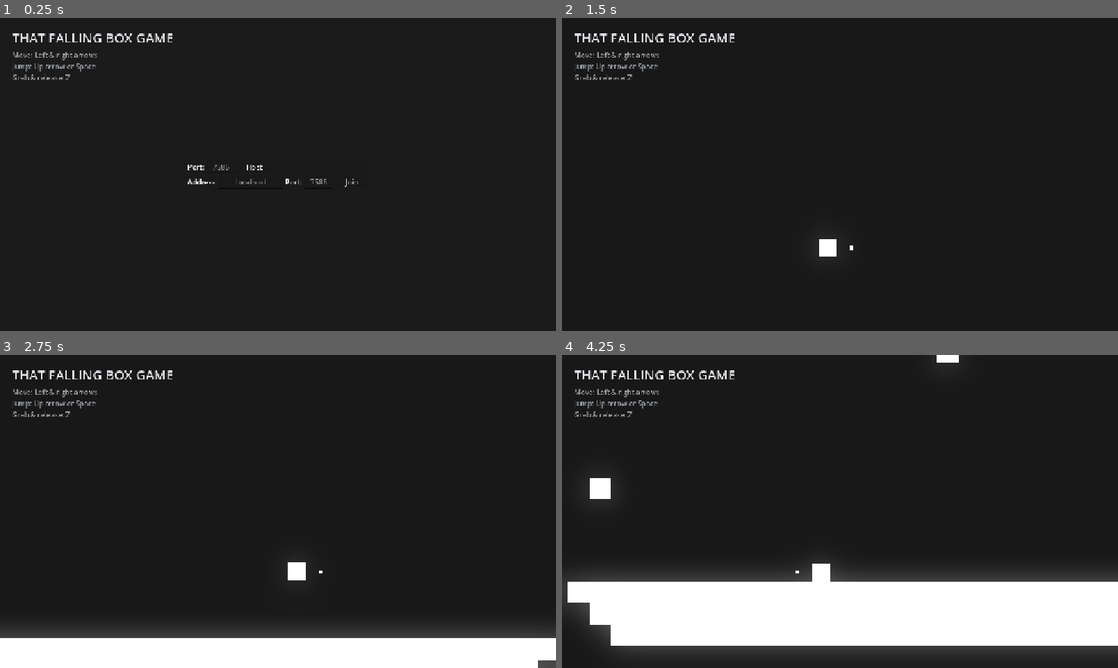
Above: before the commit, frames 1-4 (two rows, left to right).
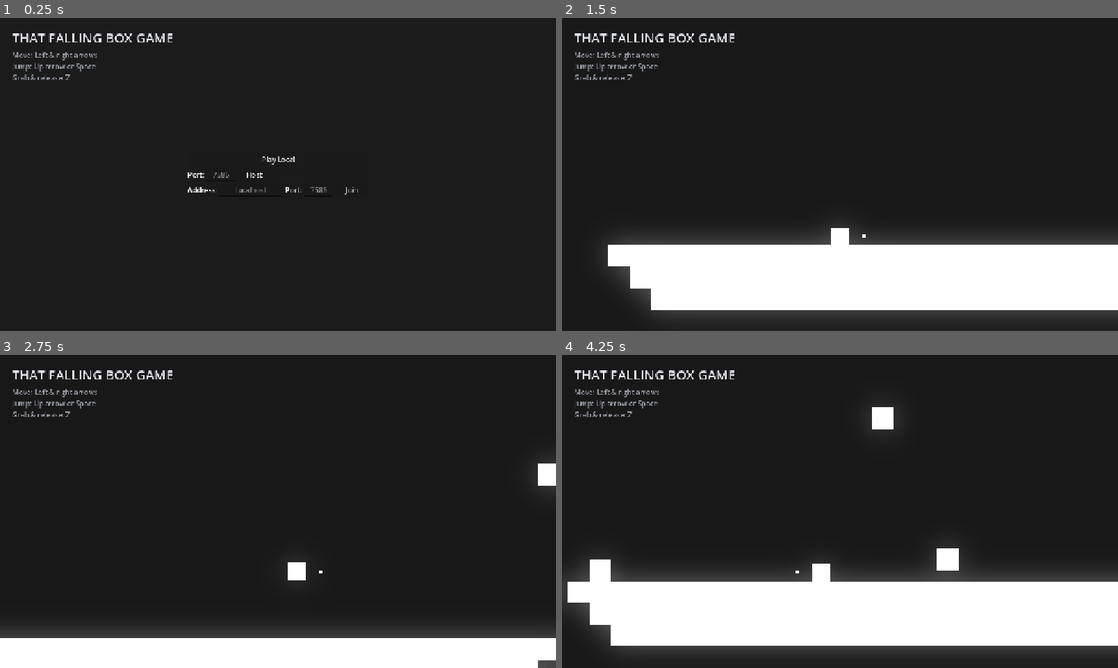
Above: after the commit, the same moments.

Repository: itsMapleLeaf/falling-box
Game: Godot game, scene res://src/main.tscn
The game is run twice, just before and just after one commit, with the same random seed, the same clock (stepped at 60 frames per second) and the same inputs.
Inputs (mouse positions are in pixels of both pictures, inside the frame that each line leads up to):
- Up to frame 1 (0.25 s): no input
- Up to frame 2 (1.5 s): click (840, 158) at 0.5 s, where only the run after the commit has a clickable "Play Local"; click (817, 168) at 1.25 s, where only the run before the commit has a clickable "Host"
- Up to frame 3 (2.75 s): tap Enter at 2 s; move the mouse to (250, 574) at 2.02 s; hold Right (move_right) from 2.03 s (still down); tap I at 2.1 s; click (250, 574) at 2.17 s; tap Z (jump) at 2.27 s
- Up to frame 4 (4.25 s): release Right (move_right) at 2.75 s; drag from (1006, 558) to (812, 574) at 2.77 s; move the mouse to (673, 464) at 3.52 s; hold Left (move_left) from 3.53 s (still down); tap Alt at 3.6 s

The runs differ from the first frame. In frame 1, 0.5% of the frame differs, in the area x 33-65%, y 44-57%; in frame 2, 22%, in the area x 8-100%, y 67-96%; in frame 3, 0.2%; in frame 4, 1.2%.

Commit message:
add local play button

Diff:
--- a/src/multiplayer_menu.gd
+++ b/src/main_menu.gd
@@ -16,3 +16,8 @@
 	var game: Game = load("uid://behcxl4o21rrt").instantiate()
 	_change_screen(game)
 	game.join_server("localhost", 7586)
+
+
+func _on_play_local_button_pressed() -> void:
+	var game: Game = load("uid://behcxl4o21rrt").instantiate()
+	_change_screen(game)
--- /dev/null
+++ b/src/main_menu.tscn
@@ -0,0 +1,98 @@
+[gd_scene format=3 uid="uid://i4jvedvwx3en"]
+
+[ext_resource type="Script" uid="uid://ca6yskxhiq10y" path="res://src/main_menu.gd" id="1_guuao"]
+
+[node name="MainMenu" type="Node" unique_id=614113868]
+script = ExtResource("1_guuao")
+
+[node name="CanvasLayer" type="CanvasLayer" parent="." unique_id=1936546221]
+
+[node name="CenterContainer" type="CenterContainer" parent="CanvasLayer" unique_id=453373943]
+anchors_preset = 8
+anchor_left = 0.5
+anchor_top = 0.5
+anchor_right = 0.5
+anchor_bottom = 0.5
+offset_left = -208.5
+offset_top = -33.0
+offset_right = 208.5
+offset_bottom = 33.0
+grow_horizontal = 2
+grow_vertical = 2
+size_flags_horizontal = 4
+size_flags_vertical = 4
+
+[node name="VBoxContainer" type="VBoxContainer" parent="CanvasLayer/CenterContainer" unique_id=1019030194]
+layout_mode = 2
+
+[node name="PlayLocalButton" type="Button" parent="CanvasLayer/CenterContainer/VBoxContainer" unique_id=682522014]
+unique_name_in_owner = true
+layout_mode = 2
+text = "Play Local
+"
+
+[node name="PanelContainer" type="PanelContainer" parent="CanvasLayer/CenterContainer/VBoxContainer" unique_id=542809474]
+layout_mode = 2
+
+[node name="MarginContainer" type="MarginContainer" parent="CanvasLayer/CenterContainer/VBoxContainer/PanelContainer" unique_id=166040890]
+layout_mode = 2
+
+[node name="HBoxContainer" type="HBoxContainer" parent="CanvasLayer/CenterContainer/VBoxContainer/PanelContainer/MarginContainer" unique_id=526382677]
+layout_mode = 2
+
+[node name="PortLabel" type="Label" parent="CanvasLayer/CenterContainer/VBoxContainer/PanelContainer/MarginContainer/HBoxContainer" unique_id=678650742]
+layout_mode = 2
+text = "Port:"
+
+[node name="HostPortInput" type="LineEdit" parent="CanvasLayer/CenterContainer/VBoxContainer/PanelContainer/MarginContainer/HBoxContainer" unique_id=108424896]
+unique_name_in_owner = true
+layout_mode = 2
+placeholder_text = "7586"
+alignment = 1
+
+[node name="HostButton" type="Button" parent="CanvasLayer/CenterContainer/VBoxContainer/PanelContainer/MarginContainer/HBoxContainer" unique_id=513216254]
+unique_name_in_owner = true
+custom_minimum_size = Vector2(77, 0)
+layout_mode = 2
+size_flags_vertical = 8
+text = "Host"
+
+[node name="PanelContainer2" type="PanelContainer" parent="CanvasLayer/CenterContainer/VBoxContainer" unique_id=1365149113]
+layout_mode = 2
+
+[node name="MarginContainer" type="MarginContainer" parent="CanvasLayer/CenterContainer/VBoxContainer/PanelContainer2" unique_id=204221656]
+layout_mode = 2
+
+[node name="HBoxContainer2" type="HBoxContainer" parent="CanvasLayer/CenterContainer/VBoxContainer/PanelContainer2/MarginContainer" unique_id=96977713]
+layout_mode = 2
+
+[node name="Address" type="Label" parent="CanvasLayer/CenterContainer/VBoxContainer/PanelContainer2/MarginContainer/HBoxContainer2" unique_id=685042562]
+layout_mode = 2
+text = "Address:"
+
+[node name="JoinAddressInput" type="LineEdit" parent="CanvasLayer/CenterContainer/VBoxContainer/PanelContainer2/MarginContainer/HBoxContainer2" unique_id=767196220]
+unique_name_in_owner = true
+custom_minimum_size = Vector2(150, 0)
+layout_mode = 2
+placeholder_text = "localhost"
+alignment = 1
+
+[node name="Port" type="Label" parent="CanvasLayer/CenterContainer/VBoxContainer/PanelContainer2/MarginContainer/HBoxContainer2" unique_id=1584953006]
+layout_mode = 2
+text = "Port:"
+
+[node name="JoinPortInput2" type="LineEdit" parent="CanvasLayer/CenterContainer/VBoxContainer/PanelContainer2/MarginContainer/HBoxContainer2" unique_id=1303037237]
+unique_name_in_owner = true
+layout_mode = 2
+placeholder_text = "7586"
+alignment = 1
+
+[node name="JoinButton" type="Button" parent="CanvasLayer/CenterContainer/VBoxContainer/PanelContainer2/MarginContainer/HBoxContainer2" unique_id=2020605958]
+unique_name_in_owner = true
+custom_minimum_size = Vector2(77, 0)
+layout_mode = 2
+text = "Join"
+
+[connection signal="pressed" from="CanvasLayer/CenterContainer/VBoxContainer/PlayLocalButton" to="." method="_on_play_local_button_pressed"]
+[connection signal="pressed" from="CanvasLayer/CenterContainer/VBoxContainer/PanelContainer/MarginContainer/HBoxContainer/HostButton" to="." method="_on_host_button_pressed"]
+[connection signal="pressed" from="CanvasLayer/CenterContainer/VBoxContainer/PanelContainer2/MarginContainer/HBoxContainer2/JoinButton" to="." method="_on_join_button_pressed"]
--- a/src/multiplayer_menu.tscn
+++ /dev/null
@@ -1,91 +0,0 @@
-[gd_scene format=3 uid="uid://i4jvedvwx3en"]
-
-[ext_resource type="Script" uid="uid://ca6yskxhiq10y" path="res://src/multiplayer_menu.gd" id="1_xpjbv"]
-
-[node name="MultiplayerMenu" type="Node" unique_id=614113868]
-script = ExtResource("1_xpjbv")
-
-[node name="CanvasLayer" type="CanvasLayer" parent="." unique_id=1936546221]
-
-[node name="NetworkMenu" type="CenterContainer" parent="CanvasLayer" unique_id=453373943]
-anchors_preset = 8
-anchor_left = 0.5
-anchor_top = 0.5
-anchor_right = 0.5
-anchor_bottom = 0.5
-offset_left = -208.5
-offset_top = -33.0
-offset_right = 208.5
-offset_bottom = 33.0
-grow_horizontal = 2
-grow_vertical = 2
-size_flags_horizontal = 4
-size_flags_vertical = 4
-
-[node name="VBoxContainer" type="VBoxContainer" parent="CanvasLayer/NetworkMenu" unique_id=1019030194]
-layout_mode = 2
-
-[node name="PanelContainer" type="PanelContainer" parent="CanvasLayer/NetworkMenu/VBoxContainer" unique_id=542809474]
-layout_mode = 2
-
-[node name="MarginContainer" type="MarginContainer" parent="CanvasLayer/NetworkMenu/VBoxContainer/PanelContainer" unique_id=166040890]
-layout_mode = 2
-
-[node name="HBoxContainer" type="HBoxContainer" parent="CanvasLayer/NetworkMenu/VBoxContainer/PanelContainer/MarginContainer" unique_id=526382677]
-layout_mode = 2
-
-[node name="PortLabel" type="Label" parent="CanvasLayer/NetworkMenu/VBoxContainer/PanelContainer/MarginContainer/HBoxContainer" unique_id=678650742]
-layout_mode = 2
-text = "Port:"
-
-[node name="HostPortInput" type="LineEdit" parent="CanvasLayer/NetworkMenu/VBoxContainer/PanelContainer/MarginContainer/HBoxContainer" unique_id=108424896]
-unique_name_in_owner = true
-layout_mode = 2
-placeholder_text = "7586"
-alignment = 1
-
-[node name="HostButton" type="Button" parent="CanvasLayer/NetworkMenu/VBoxContainer/PanelContainer/MarginContainer/HBoxContainer" unique_id=513216254]
-unique_name_in_owner = true
-custom_minimum_size = Vector2(77, 0)
-layout_mode = 2
-size_flags_vertical = 8
-text = "Host"
-
-[node name="PanelContainer2" type="PanelContainer" parent="CanvasLayer/NetworkMenu/VBoxContainer" unique_id=1365149113]
-layout_mode = 2
-
-[node name="MarginContainer" type="MarginContainer" parent="CanvasLayer/NetworkMenu/VBoxContainer/PanelContainer2" unique_id=204221656]
-layout_mode = 2
-
-[node name="HBoxContainer2" type="HBoxContainer" parent="CanvasLayer/NetworkMenu/VBoxContainer/PanelContainer2/MarginContainer" unique_id=96977713]
-layout_mode = 2
-
-[node name="Address" type="Label" parent="CanvasLayer/NetworkMenu/VBoxContainer/PanelContainer2/MarginContainer/HBoxContainer2" unique_id=685042562]
-layout_mode = 2
-text = "Address:"
-
-[node name="JoinAddressInput" type="LineEdit" parent="CanvasLayer/NetworkMenu/VBoxContainer/PanelContainer2/MarginContainer/HBoxContainer2" unique_id=767196220]
-unique_name_in_owner = true
-custom_minimum_size = Vector2(150, 0)
-layout_mode = 2
-placeholder_text = "localhost"
-alignment = 1
-
-[node name="Port" type="Label" parent="CanvasLayer/NetworkMenu/VBoxContainer/PanelContainer2/MarginContainer/HBoxContainer2" unique_id=1584953006]
-layout_mode = 2
-text = "Port:"
-
-[node name="JoinPortInput2" type="LineEdit" parent="CanvasLayer/NetworkMenu/VBoxContainer/PanelContainer2/MarginContainer/HBoxContainer2" unique_id=1303037237]
-unique_name_in_owner = true
-layout_mode = 2
-placeholder_text = "7586"
-alignment = 1
-
-[node name="JoinButton" type="Button" parent="CanvasLayer/NetworkMenu/VBoxContainer/PanelContainer2/MarginContainer/HBoxContainer2" unique_id=2020605958]
-unique_name_in_owner = true
-custom_minimum_size = Vector2(77, 0)
-layout_mode = 2
-text = "Join"
-
-[connection signal="pressed" from="CanvasLayer/NetworkMenu/VBoxContainer/PanelContainer/MarginContainer/HBoxContainer/HostButton" to="." method="_on_host_button_pressed"]
-[connection signal="pressed" from="CanvasLayer/NetworkMenu/VBoxContainer/PanelContainer2/MarginContainer/HBoxContainer2/JoinButton" to="." method="_on_join_button_pressed"]
Renamed: src/multiplayer_menu.gd.uid -> src/main_menu.gd.uid
